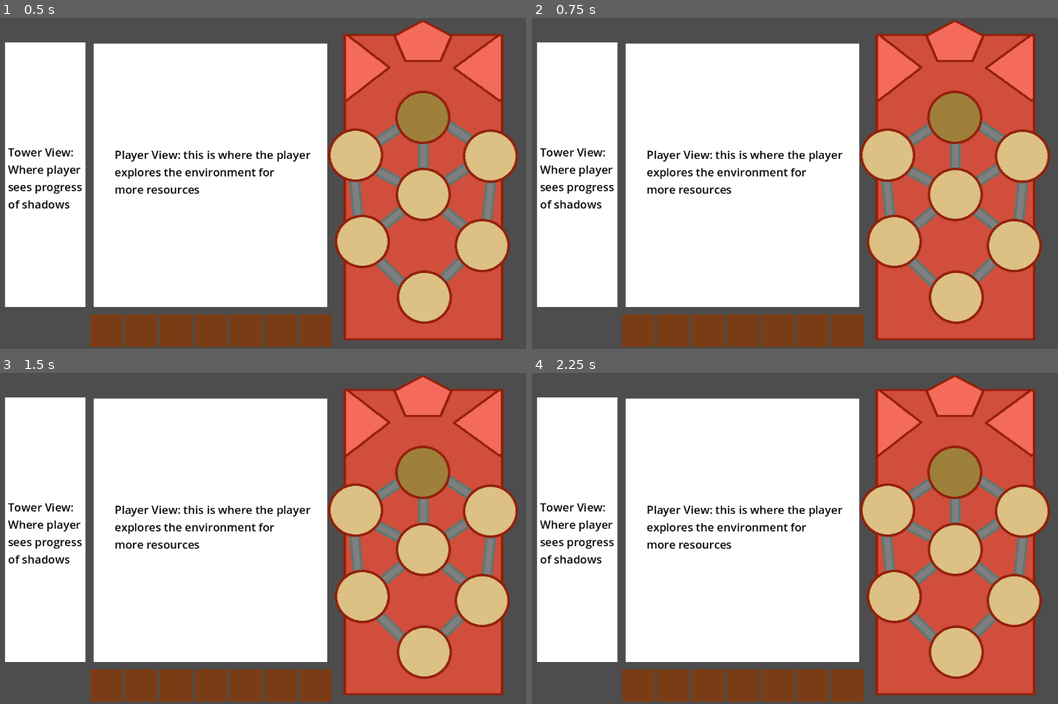
Above: before the commit, frames 1-4 (two rows, left to right).
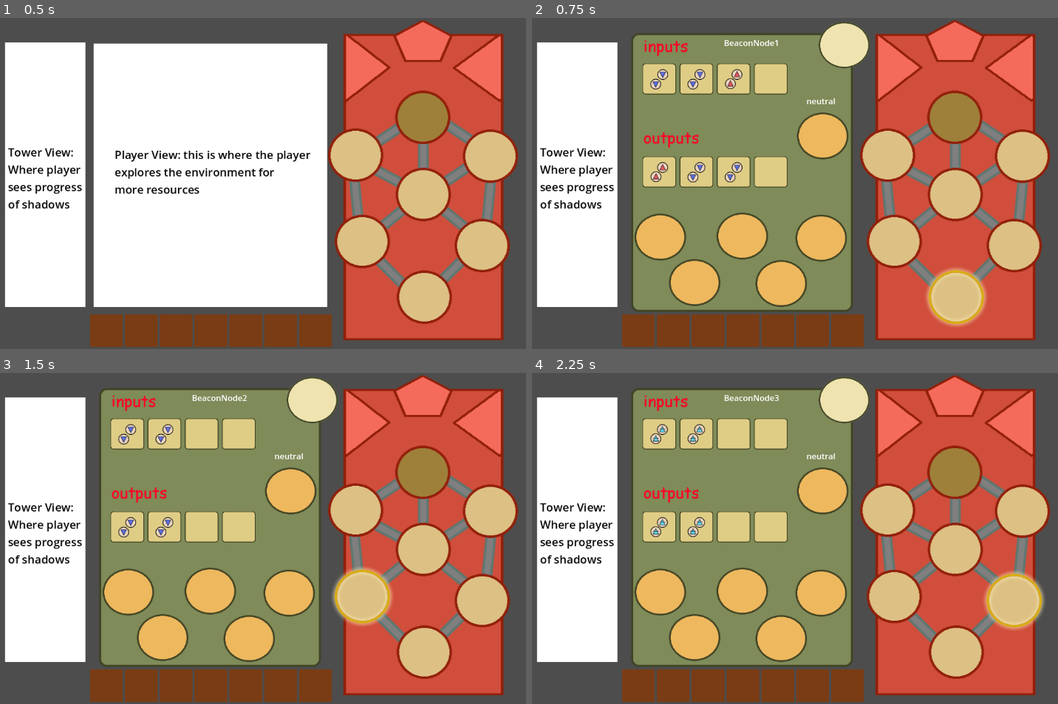
Above: after the commit, the same moments.

Repository: mccajd/Quintessential
Game: Godot game, scene res://Levels/beacon_puzzle_main.tscn
Same seed, same stepped clock (60 frames per second), same inputs: the game is played once before the commit and once after it. Before the commit the project has no main scene; this scene is started directly in both runs.
Inputs (mouse positions are in pixels of both pictures, inside the frame that each line leads up to):
- Up to frame 1 (0.5 s): no input
- Up to frame 2 (0.75 s): tap Enter at 0.5 s; move the mouse to (958, 296) at 0.52 s; press the mouse at (958, 296) at 0.53 s
- Up to frame 3 (1.5 s): tap Space at 1.25 s; move the mouse to (362, 594) at 1.27 s; release the mouse at (362, 594) at 1.28 s; click (362, 594) at 1.35 s
- Up to frame 4 (2.25 s): tap Enter at 2 s; move the mouse to (1015, 601) at 2.02 s; press the mouse at (1015, 601) at 2.03 s

Frame 1 is identical in both runs. In frame 2, 38% of the frame differs, in the area x 17-87%, y 1-94%; in frame 3, 38%, in the area x 17-75%, y 1-89%; in frame 4, 38%.

Commit message:
bring project settings in line with other branches

Diff:
--- a/project.godot
+++ b/project.godot
@@ -11,7 +11,7 @@
 [application]
 
 config/name="beaconator"
-run/main_scene="res://point_click_proto.tscn"
+run/main_scene="res://Levels/beacon_puzzle_main.tscn"
 config/features=PackedStringArray("4.2", "GL Compatibility")
 config/icon="res://icon.svg"
 
@@ -21,6 +21,11 @@
 
 [input]
 
+select={
+"deadzone": 0.5,
+"events": [Object(InputEventMouseButton,"resource_local_to_scene":false,"resource_name":"","device":-1,"window_id":0,"alt_pressed":false,"shift_pressed":false,"ctrl_pressed":false,"meta_pressed":false,"button_mask":1,"position":Vector2(180, 17),"global_position":Vector2(184, 58),"factor":1.0,"button_index":1,"canceled":false,"pressed":true,"double_click":false,"script":null)
+]
+}
 lmb_click={
 "deadzone": 0.5,
 "events": [Object(InputEventMouseButton,"resource_local_to_scene":false,"resource_name":"","device":-1,"window_id":0,"a …(258 unchanged characters)…
